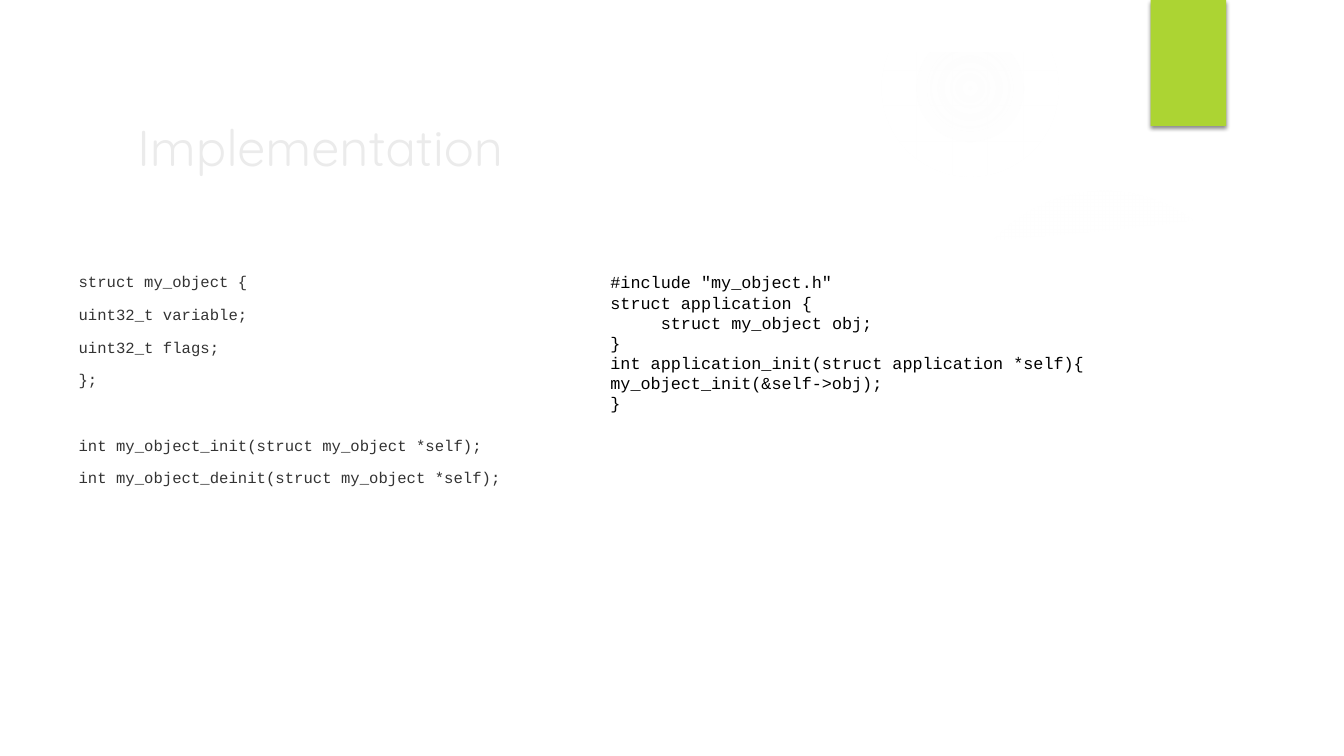
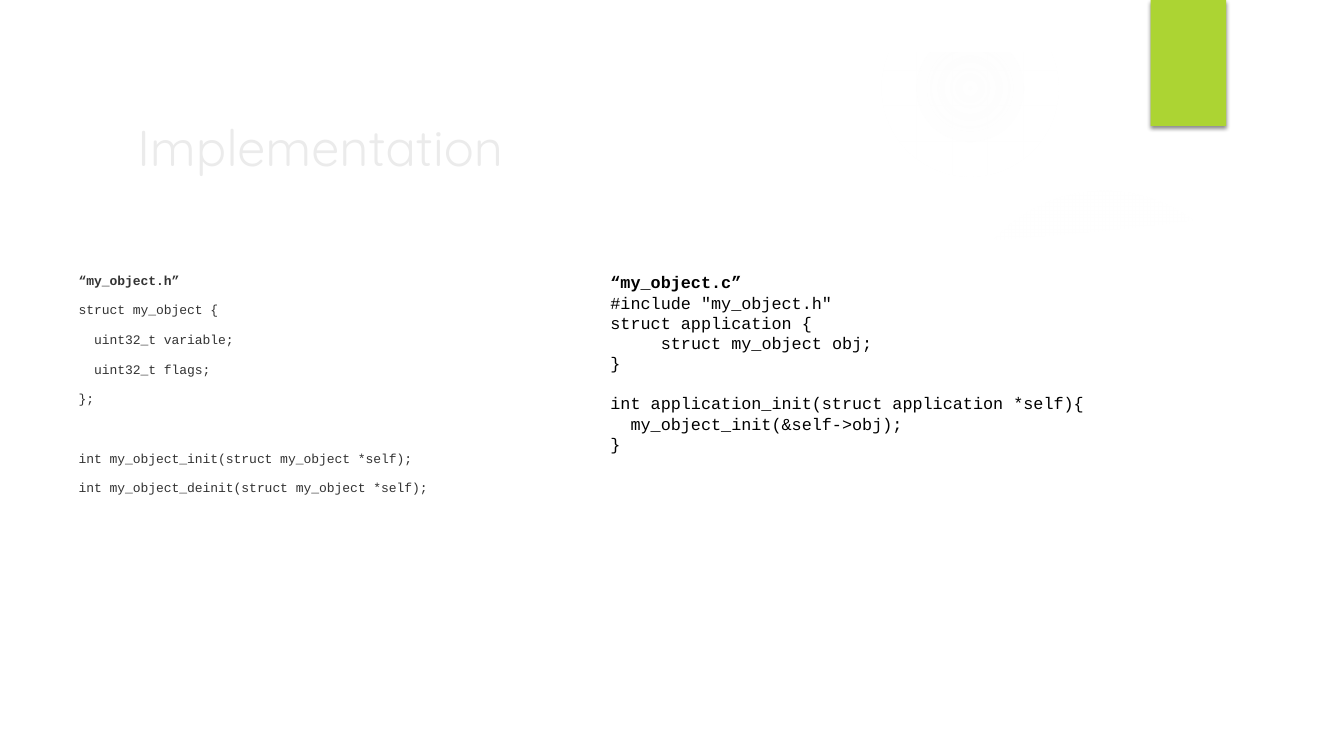
Before and after one commit to HybridChild/IDA_DesignPatterns, a slide deck: slide 5 of Embedded C Programming Design Patterns.pptx. Drawn at 1344x756 pixels with LibreOffice and Linux fonts; fonts in the diff are those of the drawing; background and template pictures are left out. Boxes give left, top, right and bottom in pixels: in the first picture for what was removed or moved away, otherwise in the second. Text is boxed around its words. In the diff, an @@ line names an element or a change of style, - is before the commit and + after.

```diff
--- a/Embedded C Programming Design Patterns.pptx
+++ b/Embedded C Programming Design Patterns.pptx
@@ text at (79, 275, 180, 288): paragraph added @@
+“my_object.h”
@@ text at (610, 276, 741, 292): paragraph added @@
+“my_object.c”
@@ text at (79, 305, 427, 495): size 11.1 to 9.3 pt @@
```
Also in this commit, not shown: 2 other slides changed, 2 other files.
